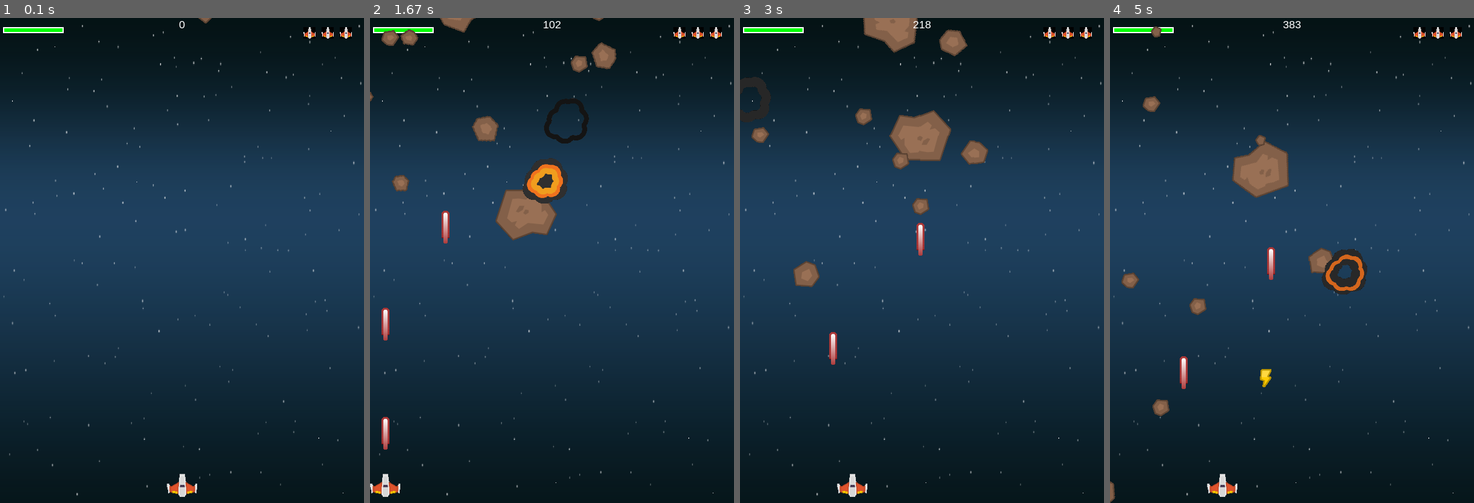
Above: before the commit, frames 1-4 (left to right).
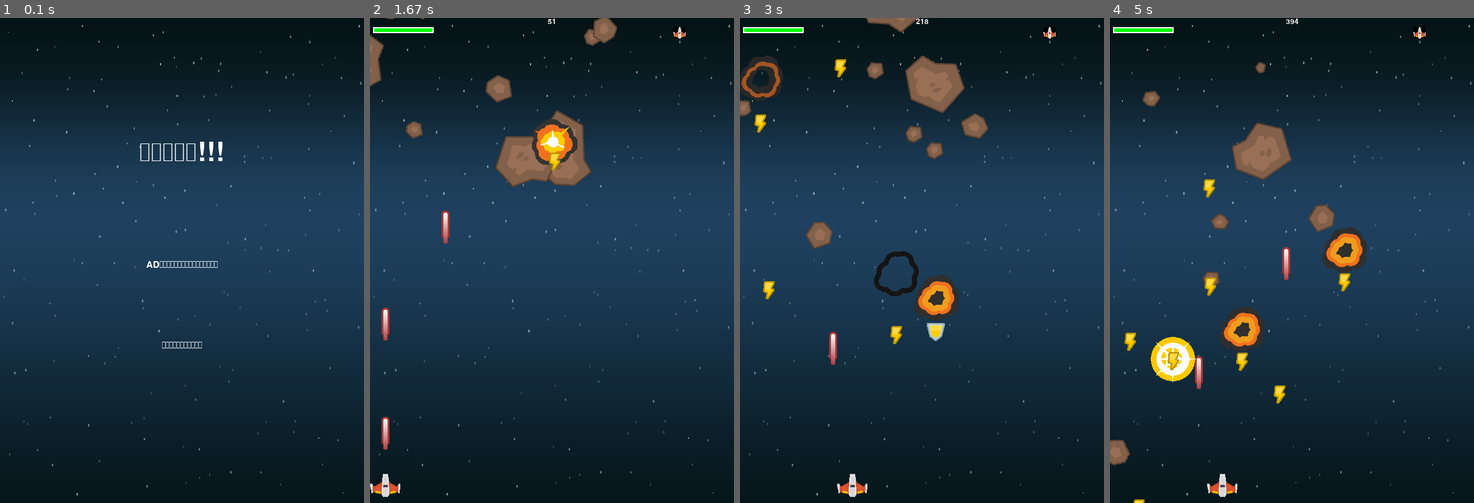
Above: after the commit, the same moments.

Repository: jz588738-byte/my-first-pygame
Game: pygame game, started from main.py
Same seed, same stepped clock (60 frames per second), same inputs: the game is played once before the commit and once after it.
Inputs:
- Up to frame 1 (0.1 s): no input
- Up to frame 2 (1.67 s): tap Space at 0.33, 0.73, 1.03, 1.3, 1.6 s; hold A 0.67-1.2 s; hold A 1.23-1.63 s
- Up to frame 3 (3 s): hold D 1.67-2.3 s; tap Space at 1.73, 2.03, 2.4, 2.7, 2.9 s; hold A 2.33-2.8 s; hold D from 2.83 s (still down)
- Up to frame 4 (5 s): tap Space at 3.2, 3.4, 3.7, 3.9, 4.2, 4.47, 4.77, 4.9 s; release D at 3.3 s; hold D 3.33-3.8 s; hold A 3.83-4.37 s; hold A 4.4-4.8 s; hold D from 4.83 s (still down)

The runs differ from the first frame. In frame 1, 1.1% of the frame differs, in the area x 0-97%, y 0-99%; in frame 2, 6.9%; in frame 3, 7.9%, in the area x 0-97%, y 0-68%; in frame 4, 6.9%.

Commit message:
feat:增加了結算畫面。

Diff:
--- a/main.py
+++ b/main.py
@@ -3,7 +3,7 @@
 from setting import *
 from sprites import Player, Rock, Explosion, Power_up
 from resource_manager import Load_resources
-from ui_utils import Draw_text, Draw_health, draw_lives
+from ui_utils import Draw_text, Draw_health, Draw_lives, Draw_init, Draw_end_screen
 
 #遊戲初始化
 pygame.init()
@@ -11,37 +11,50 @@
 screen = pygame.display.set_mode((WIDTH,HEIGHT))
 clock = pygame.time.Clock()
 #名字
-pygame.display.set_caption('雷霆戰機')
+pygame.display.set_caption('飛機打隕石')
 
 #圖片和音效的字典
 res = Load_resources()
 
-#增加石頭
-def new_rock():
-    r = Rock(res)
-    all_sprites.add(r)
-    rocks.add(r)
+class Game:
+    def __init__(self, res):
+        self.res = res
+        self.reset()
 
-#創立各物件的群組，方便做碰撞判斷
-all_sprites = pygame.sprite.Group()
-rocks = pygame.sprite.Group()
-bullets = pygame.sprite.Group()
-powers = pygame.sprite.Group()
+    def reset(self):
+        # 創立各物件的群組，方便做碰撞判斷
+        self.all_sprites = pygame.sprite.Group()
+        self.rocks = pygame.sprite.Group()
+        self.bullets = pygame.sprite.Group()
+        self.powers = pygame.sprite.Group()
 
-#生成各物件
-player = Player(res)
-all_sprites.add(player)
-for _ in range(10):
-    new_rock()
+        # 生成各物件
+        self.player = Player(self.res)
+        self.all_sprites.add(self.player)
 
-#分數
-score = 0
+        for _ in range(10):
+            self.new_rock()
+        self.score = 0
 
+    #增加石頭
+    def new_rock(self):
+        r = Rock(self.res)
+        self.all_sprites.add(r)
+        self.rocks.add(r)
+
+game = Game(res)
 #播放背景音樂
 pygame.mixer_music.play(-1)
 #遊戲迴圈
+death_expl = None
+show_init = True
 running = True
 while running:
+    #初始畫面
+    if show_init:
+        Draw_init(screen, res)
+        show_init = False
+
     clock.tick(FPS)
     #取得輸入
     for event in pygame.event.get():
@@ -51,62 +64,77 @@
     #自動射擊
     key_pressed = pygame.key.get_pressed()
     if key_pressed[pygame.K_SPACE]:
-        player.shoot(all_sprites, bullets)
+        game.player.shoot(game.all_sprites, game.bullets)
     # 更新全部的物件
-    all_sprites.update()
+    game.all_sprites.update()
 
     #石頭和子彈的碰撞
-    hits = pygame.sprite.groupcollide(rocks,bullets,True,True)
+    hits = pygame.sprite.groupcollide(game.rocks,game.bullets,True,True)
     for hit in hits:
         expl_sound = random.choice(res['sound']['expls'])
         expl_sound.set_volume(0.5)
         expl_sound.play()
-        score += int(hit.radius)
+        game.score += int(hit.radius)
         expl = Explosion(hit.rect.center, 'lg', res)
-        all_sprites.add(expl)
-        if random.random() > 0.92:
+        game.all_sprites.add(expl)
+        if random.random() > 0.1:
             power = Power_up(res, hit.rect.center)
-            all_sprites.add(power)
-            powers.add(power)
-        new_rock()
+            game.all_sprites.add(power)
+            game.powers.add(power)
+        game.new_rock()
 
     #飛機和石頭的碰撞
-    hits = pygame.sprite.spritecollide(player,rocks,True,pygame.sprite.collide_circle)
+    hits = pygame.sprite.spritecollide(game.player,game.rocks,True,pygame.sprite.collide_circle)
     for hit in hits:
-        new_rock()
-        player.health -= hit.radius
+        game.new_rock()
+        game.player.health -= hit.radius
         expl = Explosion(hit.rect.center, 'sm', res)
-        all_sprites.add(expl)
+        game.all_sprites.add(expl)
         res['sound']['crash_player'].play()
-        if player.health <= 0:
-            death_expl = Explosion(player.rect.center, 'player_die', res)
-            all_sprites.add(death_expl)
+        if game.player.health <= 0:
+            death_expl = Explosion(game.player.rect.center, 'player_die', res)
+            game.all_sprites.add(death_expl)
             res['sound']['player_die'].play()
-            player.lives -= 1
-            player.health = 100
-            player.respawn()
+            game.player.lives -= 1
+            if game.player.lives != 0:
+                game.player.health = 100
+                game.player.respawn()
 
-    # 飛機和石頭的碰撞
-    hits = pygame.sprite.spritecollide(player, powers, True)
+    #結算畫面
+    if game.player.lives <= 0:
+        if death_expl is not None and not death_expl.alive():
+            #玩家結算畫面的選擇
+            action = Draw_end_screen(screen, res, game.score)
+
+            if action == 'RESTART': #重新遊戲
+                show_init = False
+                game.reset()
+            elif action == 'MENU':
+                show_init = True # 回到初始遊戲介面
+                game.reset()
+            elif action == 'QUIT':
+                running = False #退出遊戲
+
+    # 飛機和寶物的碰撞
+    hits = pygame.sprite.spritecollide(game.player, game.powers, True)
     for hit in hits:
         if hit.type == 'heal':
-            player.health += 20
-            if player.health > 100:
-                player.health = 100
+            game.player.health += 20
+            if game.player.health > 100:
+                game.player.health = 100
             res['sound']['power_up_sound']['heal'].play()
         elif hit.type == 'grade_up':
-            player.grade_up()
+            if game.player.grade == 1:
+                game.player.shoot_delay -= 50
+            game.player.grade_up()
             res['sound']['power_up_sound']['grade_up'].play()
-    if player.lives == 0 and not death_expl.alive():
-        running = False
 
     #畫面顯示
-    screen.fill(BLACK)
     screen.blit(res['img']['background'], (0,0))
-    Draw_health(screen, player.health, 5, 15)
-    all_sprites.draw(screen)
-    draw_lives(screen, player.lives, res['img']['player_mini'], WIDTH - 100, 15)
-    Draw_text(screen, str(score), 18, WIDTH // 2 , 0)
+    Draw_health(screen, game.player.health, 5, 15)
+    game.all_sprites.draw(screen)
+    Draw_lives(screen, game.player.lives, res['img']['player_mini'], WIDTH - 100, 15)
+    Draw_text(screen, str(game.score), 18, WIDTH // 2 , 0)
     pygame.display.update()
 
 pygame.quit()
--- a/resource_manager.py
+++ b/resource_manager.py
@@ -9,6 +9,7 @@
     res = {
         'img': {},
         'power_up_img': {},
+        'font':{},
         'sound': {
             'power_up_sound':{}
         },
--- a/sprites/player.py
+++ b/sprites/player.py
@@ -16,7 +16,7 @@
         self.rect.bottom = HEIGHT - 10
         self.speedx = 8
         #復活的參數
-        self.lives = 3
+        self.lives = 1
         self.health = 100
         self.is_respawn = False
         self.is_invincibility = False
--- a/ui_utils.py
+++ b/ui_utils.py
@@ -1,8 +1,10 @@
+import os
 import pygame
+from resource_manager import BASE_DIR
 from setting import *
 
 #載入字體
-font_name = pygame.font.match_font('arial')
+font_name = os.path.join(BASE_DIR, 'font', 'font.ttf')
 def Draw_text(surf, text, size, x, y):
     font = pygame.font.Font(font_name, size)
     text_surface = font.render(text, True, WHITE)
@@ -23,9 +25,49 @@
     pygame.draw.rect(surf, GREEN, fill_rect)
     pygame.draw.rect(surf, WHITE, outline_rect, 2)
 
-def draw_lives(surf, lives, img, x, y):
+def Draw_lives(surf, lives, img, x, y):
     for i in range(lives):
         img_rect = img.get_rect()
         img_rect.x = x + 30 * i
         img_rect.y = y
         surf.blit(img, img_rect)
+
+#初始畫面
+def Draw_init(surf, res):
+    clock = pygame.time.Clock()
+
+    surf.blit(res['img']['background'], (0, 0))
+    Draw_text(surf, '太空生存戰!!!',64 ,WIDTH / 2, HEIGHT / 4)
+    Draw_text(surf, 'AD鍵控制左右移動，空白鍵可以射擊。',23 , WIDTH / 2, HEIGHT / 2)
+    Draw_text(surf, '點任意鍵可以開始遊戲。',23 , WIDTH / 2, (HEIGHT / 3) * 2)
+    pygame.display.update()
+    #初始化的迴圈
+    waiting = True
+    while waiting:
+        clock.tick(FPS)
+        for event in pygame.event.get():
+            if event.type == pygame.QUIT:
+                pygame.quit()
+            elif event.type == pygame.KEYUP:
+                waiting = False
+
+def Draw_end_screen(surf, res, score):
+    surf.blit(res['img']['background'], (0,0))
+    Draw_text(surf, '遊戲結束!', 64, WIDTH / 2, HEIGHT / 4)
+    Draw_text(surf, f'最終分數:{score}~~', 30, WIDTH / 2, HEIGHT / 2)
+    Draw_text(surf, '按下 [R] 重新開始', 23, WIDTH / 2, (HEIGHT / 3) * 2)
+    Draw_text(surf, '按下 [M] 回到主選單', 23, WIDTH / 2, (HEIGHT / 3) * 2 + 40)
+    pygame.display.update()
+    #結算畫面的迴圈
+    waiting = True
+    while waiting:
+        pygame.time.Clock().tick(FPS)
+        for event in pygame.event.get():
+            if event.type == pygame.QUIT:
+                pygame.quit()
+                return 'QUIT'
+            if event.type == pygame.KEYUP:
+                if event.key == pygame.K_r:
+                    return 'RESTART'
+                if event.key == pygame.K_m:
+                    return 'MENU'
Not shown, removed: sound/pow0.wav
Not shown, removed: sound/pow1.wav
